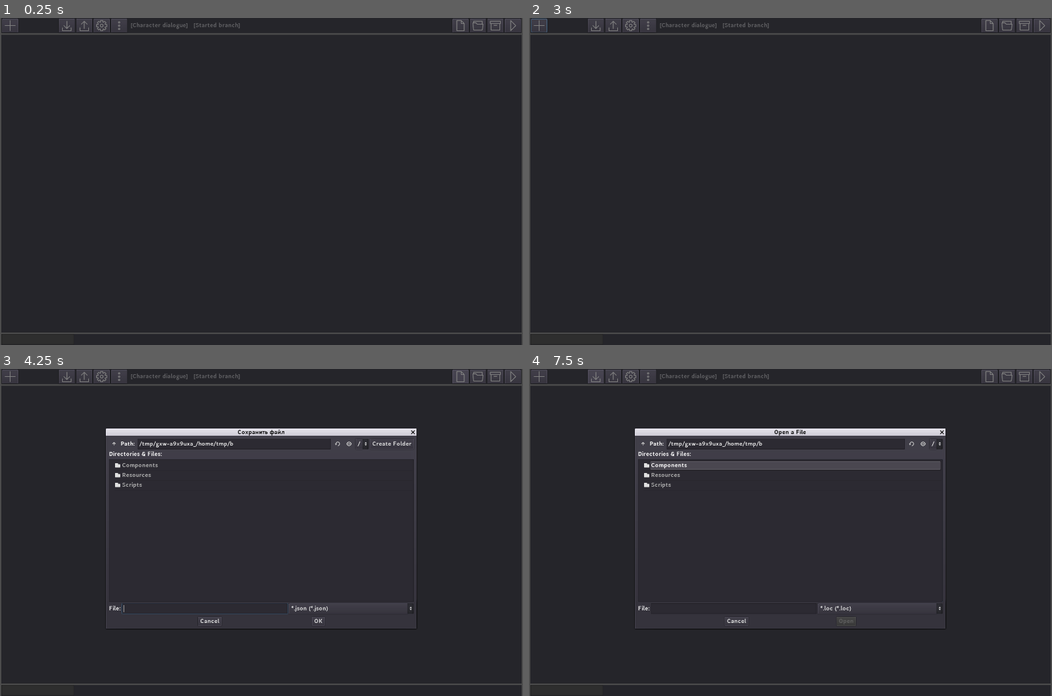
Above: before the commit, frames 1-4 (two rows, left to right).
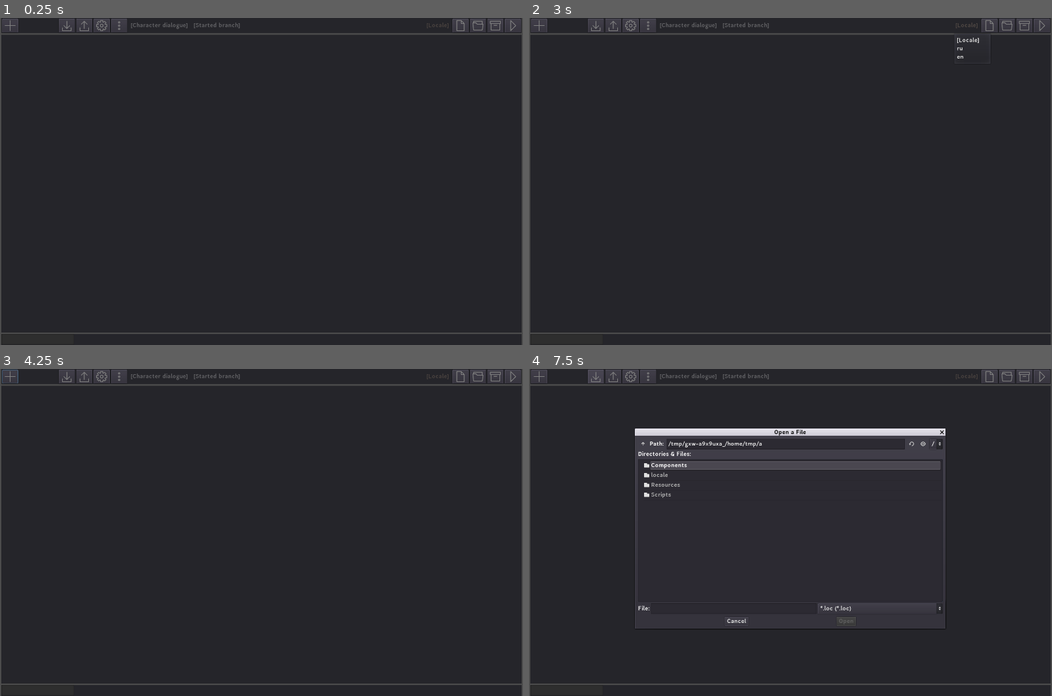
Above: after the commit, the same moments.

Repository: NIK0666/smart_dialogue_creator
Game: Godot game, scene res://Main.tscn
Two runs of this game, one before a commit and one after it. Both use one fixed random seed, a clock stepped at 60 frames per second and the inputs below.
Inputs (mouse positions are in pixels of both pictures, inside the frame that each line leads up to):
- Up to frame 1 (0.25 s): no input
- Up to frame 2 (3 s): click (539, 24) at 0.5 s; click "[Character dialogue]" at 1.25 s; click "[Started branch]" at 2 s; click (968, 24) at 2.75 s, where only the run after the commit has a clickable "[Locale]"
- Up to frame 3 (4.25 s): click (460, 375) at 3.5 s
- Up to frame 4 (7.5 s): click (989, 375) at 4.25 s; click (1041, 375) at 5 s; click (1041, 375) at 5.75 s; click "OK" at 6.5 s; click (596, 375) at 7.25 s

The runs differ from the first frame. In frame 1, less than 0.1% of the frame differs, in the area x 81-86%, y 1-3%; in frame 2, less than 0.1%; in frame 3, 5.5%, in the area x 0-86%, y 0-80%; in frame 4, 0.1%.

Commit message:
Translate application

Diff:
--- a/App.gd
+++ b/App.gd
@@ -15,6 +15,7 @@
 var PhraseCell = preload("res://Components/DialPhraseCell.tscn")
 var document_path: String = ""
 var edit_mode: bool = false
+var selected_branch_cell: BranchCell = null
 
 func _ready():
 	randomize()
@@ -30,7 +31,6 @@
 	if (open_recent):
 		AppInstance.document = open_recent
 		init_form(last_file_path)
-
 
 func _on_OpenDialog_file_selected(path):
 	AppInstance.document = AppInstance.load_json(path)
@@ -207,6 +207,11 @@
 		info_container.visible = false
 		return
 
+	if (selected_branch_cell != node):
+		if selected_branch_cell != null:
+			selected_branch_cell.update_phrase_text()
+		selected_branch_cell = node
+
 	var node_content: Dictionary = node.get_content()
 	info_container.visible = true
 	info_panel.update_content(node_content)
--- a/AppInstance.gd
+++ b/AppInstance.gd
@@ -105,6 +105,9 @@
 		change_setting("config", "res://Default.config")
 		change_setting("last_path", "res://")
 		change_setting("last_file", "")
+		change_setting("locale", TranslationServer.get_locale())
+	if settings.get_value("settings", "locale"):
+		TranslationServer.set_locale(settings.get_value("settings", "locale"))
 
 func load_config():
 	var dict = load_json(settings.get_value("settings", "config"))
--- a/Components/ConfigPanel/CharacterCell.tscn
+++ b/Components/ConfigPanel/CharacterCell.tscn
@@ -15,7 +15,7 @@
 margin_right = 177.0
 margin_bottom = 29.0
 size_flags_horizontal = 3
-placeholder_text = "Id"
+placeholder_text = "id"
 placeholder_alpha = 0.33
 
 [node name="NameText" type="LineEdit" parent="."]
@@ -23,7 +23,7 @@
 margin_right = 358.0
 margin_bottom = 29.0
 size_flags_horizontal = 3
-placeholder_text = "Name"
+placeholder_text = "name"
 placeholder_alpha = 0.33
 
 [node name="DelBtn" type="Button" parent="."]
--- a/Components/ConfigPanel/ConfigPanel.tscn
+++ b/Components/ConfigPanel/ConfigPanel.tscn
@@ -35,7 +35,7 @@
 [node name="NewConfigBtn" type="Button" parent="Control"]
 margin_right = 44.0
 margin_bottom = 38.0
-hint_tooltip = "New config"
+hint_tooltip = "new_config"
 custom_fonts/font = ExtResource( 1 )
 icon = ExtResource( 5 )
 
@@ -43,7 +43,7 @@
 margin_left = 48.0
 margin_right = 92.0
 margin_bottom = 38.0
-hint_tooltip = "Open config"
+hint_tooltip = "open_config"
 custom_fonts/font = ExtResource( 1 )
 icon = ExtResource( 4 )
 
@@ -87,24 +87,24 @@
 
 [node name="Label" type="Label" parent="HBoxContainer/CharactersList/Panel"]
 margin_top = 4.0
-margin_right = 118.0
+margin_right = 73.0
 margin_bottom = 23.0
 custom_fonts/font = ExtResource( 1 )
-text = "Characters list:"
+text = "chars_list"
 __meta__ = {
 "_edit_use_anchors_": false
 }
 
 [node name="AddBtn" type="Button" parent="HBoxContainer/CharactersList/Panel"]
-margin_left = 122.0
-margin_right = 165.0
+margin_left = 77.0
+margin_right = 118.0
 margin_bottom = 28.0
 custom_fonts/font = ExtResource( 1 )
-text = "Add"
+text = "add"
 
 [node name="HeroBtn" type="MenuButton" parent="HBoxContainer/CharactersList/Panel"]
-margin_left = 169.0
-margin_right = 269.0
+margin_left = 122.0
+margin_right = 222.0
 margin_bottom = 28.0
 rect_min_size = Vector2( 100, 0 )
 align = 0
@@ -143,27 +143,27 @@
 
 [node name="Label" type="Label" parent="HBoxContainer/VariablesList/Panel"]
 margin_top = 4.0
-margin_right = 104.0
+margin_right = 64.0
 margin_bottom = 23.0
 custom_fonts/font = ExtResource( 1 )
-text = "Variables list:"
+text = "vars_list"
 __meta__ = {
 "_edit_use_anchors_": false
 }
 
 [node name="AddPrivateBtn" type="Button" parent="HBoxContainer/VariablesList/Panel"]
-margin_left = 108.0
-margin_right = 194.0
+margin_left = 68.0
+margin_right = 154.0
 margin_bottom = 28.0
 custom_fonts/font = ExtResource( 1 )
-text = "Add local"
+text = "add_local"
 
 [node name="AddPublicBtn" type="Button" parent="HBoxContainer/VariablesList/Panel"]
-margin_left = 198.0
-margin_right = 293.0
+margin_left = 158.0
+margin_right = 253.0
 margin_bottom = 28.0
 custom_fonts/font = ExtResource( 1 )
-text = "Add public"
+text = "add_public"
 
 [node name="ScrollContainer" type="ScrollContainer" parent="HBoxContainer/VariablesList"]
 anchor_right = 1.0
--- a/Components/ConfigPanel/VariableCell.tscn
+++ b/Components/ConfigPanel/VariableCell.tscn
@@ -15,7 +15,7 @@
 margin_right = 120.0
 margin_bottom = 29.0
 rect_min_size = Vector2( 120, 0 )
-placeholder_text = "Variable"
+placeholder_text = "variable"
 placeholder_alpha = 0.33
 
 [node name="ValueText" type="LineEdit" parent="."]
@@ -23,7 +23,7 @@
 margin_right = 204.0
 margin_bottom = 29.0
 rect_min_size = Vector2( 80, 0 )
-placeholder_text = "Default"
+placeholder_text = "default"
 placeholder_alpha = 0.33
 
 [node name="DescText" type="LineEdit" parent="."]
@@ -31,7 +31,7 @@
 margin_right = 359.0
 margin_bottom = 29.0
 size_flags_horizontal = 3
-placeholder_text = "Description"
+placeholder_text = "description"
 placeholder_alpha = 0.33
 
 [node name="DelBtn" type="Button" parent="."]
--- a/Components/DialInfoPanel.tscn
+++ b/Components/DialInfoPanel.tscn
@@ -183,32 +183,32 @@
 
 [node name="HiddenCheck" type="CheckBox" parent="HBoxContainer"]
 self_modulate = Color( 0.560784, 0.560784, 0.560784, 1 )
-margin_right = 150.0
+margin_right = 142.0
+margin_bottom = 32.0
+rect_min_size = Vector2( 110, 0 )
+custom_fonts/font = ExtResource( 1 )
+text = "hidden_default"
+
+[node name="ClosedCheck" type="CheckBox" parent="HBoxContainer"]
+self_modulate = Color( 0.776471, 0.803922, 0.533333, 1 )
+margin_left = 146.0
+margin_right = 296.0
 margin_bottom = 32.0
 rect_min_size = Vector2( 150, 0 )
 custom_fonts/font = ExtResource( 1 )
-text = "Hidden default"
-
-[node name="ClosedCheck" type="CheckBox" parent="HBoxContainer"]
-self_modulate = Color( 0.776471, 0.803922, 0.533333, 1 )
-margin_left = 154.0
-margin_right = 304.0
-margin_bottom = 32.0
-rect_min_size = Vector2( 150, 0 )
-custom_fonts/font = ExtResource( 1 )
-text = "Closed dialog"
+text = "closed_dialog"
 
 [node name="HideSelfCheck" type="CheckBox" parent="HBoxContainer"]
 self_modulate = Color( 0.611765, 0.611765, 0.611765, 1 )
-margin_left = 308.0
-margin_right = 448.0
+margin_left = 300.0
+margin_right = 440.0
 margin_bottom = 32.0
 rect_min_size = Vector2( 140, 0 )
 custom_fonts/font = ExtResource( 1 )
-text = "Hide self"
+text = "hide_self"
 
 [node name="Control" type="HBoxContainer" parent="HBoxContainer"]
-margin_left = 452.0
+margin_left = 444.0
 margin_right = 794.0
 margin_bottom = 32.0
 size_flags_horizontal = 3
@@ -216,38 +216,38 @@
 [node name="Label" type="Label" parent="HBoxContainer/Control"]
 self_modulate = Color( 0.407843, 0.819608, 0.54902, 1 )
 margin_top = 6.0
-margin_right = 56.0
+margin_right = 52.0
 margin_bottom = 25.0
 custom_fonts/font = ExtResource( 1 )
-text = "EVENT:"
+text = "event"
 uppercase = true
 __meta__ = {
 "_edit_use_anchors_": false
 }
 
 [node name="SignalText" type="LineEdit" parent="HBoxContainer/Control"]
-margin_left = 60.0
-margin_right = 300.0
+margin_left = 56.0
+margin_right = 308.0
 margin_bottom = 32.0
 rect_min_size = Vector2( 120, 28 )
 size_flags_horizontal = 3
 custom_fonts/font = ExtResource( 1 )
-placeholder_text = "Event name"
+placeholder_text = "event_name"
 caret_blink = true
 
 [node name="EventOptionsBtn" type="Button" parent="HBoxContainer/Control"]
-margin_left = 304.0
-margin_right = 336.0
+margin_left = 312.0
+margin_right = 344.0
 margin_bottom = 32.0
 rect_min_size = Vector2( 32, 32 )
-hint_tooltip = "Event options"
+hint_tooltip = "event_options"
 disabled = true
 icon = ExtResource( 6 )
 expand_icon = true
 
 [node name="Control" type="Control" parent="HBoxContainer/Control"]
-margin_left = 340.0
-margin_right = 342.0
+margin_left = 348.0
+margin_right = 350.0
 margin_bottom = 32.0
 rect_min_size = Vector2( 2, 0 )
 
@@ -272,7 +272,7 @@
 margin_right = 125.0
 margin_bottom = 19.0
 custom_fonts/font = ExtResource( 1 )
-text = "Hide branches:"
+text = "hide_branches"
 __meta__ = {
 "_edit_use_anchors_": false
 }
@@ -339,7 +339,7 @@
 margin_right = 128.0
 margin_bottom = 19.0
 custom_fonts/font = ExtResource( 1 )
-text = "Show branches:"
+text = "show_branches"
 __meta__ = {
 "_edit_use_anchors_": false
 }
@@ -399,7 +399,7 @@
 margin_top = 192.0
 margin_right = 128.0
 margin_bottom = 219.0
-text = "Show choice"
+text = "show_choice"
 __meta__ = {
 "_edit_use_anchors_": false
 }
@@ -416,7 +416,7 @@
 margin_right = 260.0
 margin_bottom = 19.0
 custom_fonts/font = ExtResource( 1 )
-text = "Change variables:"
+text = "change_variables"
 __meta__ = {
 "_edit_use_anchors_": false
 }
@@ -445,7 +445,7 @@
 clip_text = true
 align = 0
 script = ExtResource( 4 )
-placeholder = "[Set var]"
+placeholder = "set_var"
 
 [node name="MenuButton" parent="VBoxContainer2/Panel2/VBoxContainer2/HBoxContainer" instance=ExtResource( 3 )]
 margin_bottom = 29.0
@@ -457,7 +457,7 @@
 margin_right = 260.0
 margin_bottom = 29.0
 rect_min_size = Vector2( 80, 0 )
-placeholder_text = "Value"
+placeholder_text = "value"
 placeholder_alpha = 0.33
 __meta__ = {
 "_edit_use_anchors_": false
@@ -480,7 +480,7 @@
 clip_text = true
 align = 0
 script = ExtResource( 4 )
-placeholder = "[Set var]"
+placeholder = "set_var"
 
 [node name="MenuButton" parent="VBoxContainer2/Panel2/VBoxContainer2/HBoxContainer2" instance=ExtResource( 3 )]
 margin_bottom = 29.0
@@ -492,7 +492,7 @@
 margin_right = 260.0
 margin_bottom = 29.0
 rect_min_size = Vector2( 80, 0 )
-placeholder_text = "Value"
+placeholder_text = "value"
 placeholder_alpha = 0.33
 __meta__ = {
 "_edit_use_anchors_": false
@@ -514,7 +514,7 @@
 clip_text = true
 align = 0
 script = ExtResource( 4 )
-placeholder = "[Set var]"
+placeholder = "set_var"
 
 [node name="MenuButton" parent="VBoxContainer2/Panel2/VBoxContainer2/HBoxContainer3" instance=ExtResource( 3 )]
 margin_bottom = 29.0
@@ -526,7 +526,7 @@
 margin_right = 260.0
 margin_bottom = 29.0
 rect_min_size = Vector2( 80, 0 )
-placeholder_text = "Value"
+placeholder_text = "value"
 placeholder_alpha = 0.33
 __meta__ = {
 "_edit_use_anchors_": false
@@ -548,7 +548,7 @@
 clip_text = true
 align = 0
 script = ExtResource( 4 )
-placeholder = "[Set var]"
+placeholder = "set_var"
 
 [node name="MenuButton" parent="VBoxContainer2/Panel2/VBoxContainer2/HBoxContainer4" instance=ExtResource( 3 )]
 margin_bottom = 29.0
@@ -560,7 +560,7 @@
 margin_right = 260.0
 margin_bottom = 29.0
 rect_min_size = Vector2( 80, 0 )
-placeholder_text = "Value"
+placeholder_text = "value"
 placeholder_alpha = 0.33
 __meta__ = {
 "_edit_use_anchors_": false
@@ -582,7 +582,7 @@
 clip_text = true
 align = 0
 script = ExtResource( 4 )
-placeholder = "[Set var]"
+placeholder = "set_var"
 
 [node name="MenuButton" parent="VBoxContainer2/Panel2/VBoxContainer2/HBoxContainer5" instance=ExtResource( 3 )]
 margin_bottom = 29.0
@@ -594,7 +594,7 @@
 margin_right = 260.0
 margin_bottom = 29.0
 rect_min_size = Vector2( 80, 0 )
-placeholder_text = "Value"
+placeholder_text = "value"
 placeholder_alpha = 0.33
 __meta__ = {
 "_edit_use_anchors_": false
@@ -609,7 +609,7 @@
 clip_text = true
 align = 0
 script = ExtResource( 5 )
-placeholder = "[Change started branch]"
+placeholder = "set_started"
 
 [node name="Panel3" type="VBoxContainer" parent="VBoxContainer2"]
 self_modulate = Color( 0.682353, 0.682353, 0.682353, 1 )
@@ -623,7 +623,7 @@
 margin_right = 261.0
 margin_bottom = 19.0
 custom_fonts/font = ExtResource( 1 )
-text = "Check enter conditions:"
+text = "check_enter_cond"
 __meta__ = {
 "_edit_use_anchors_": false
 }
@@ -664,7 +664,7 @@
 margin_right = 261.0
 margin_bottom = 29.0
 rect_min_size = Vector2( 60, 0 )
-placeholder_text = "Value"
+placeholder_text = "value"
 placeholder_alpha = 0.33
 __meta__ = {
 "_edit_use_anchors_": false
@@ -699,7 +699,7 @@
 margin_right = 261.0
 margin_bottom = 29.0
 rect_min_size = Vector2( 60, 0 )
-placeholder_text = "Value"
+placeholder_text = "value"
 placeholder_alpha = 0.33
 __meta__ = {
 "_edit_use_anchors_": false
@@ -734,7 +734,7 @@
 margin_right = 261.0
 margin_bottom = 29.0
 rect_min_size = Vector2( 60, 0 )
-placeholder_text = "Value"
+placeholder_text = "value"
 placeholder_alpha = 0.33
 __meta__ = {
 "_edit_use_anchors_": false
@@ -769,7 +769,7 @@
 margin_right = 261.0
 margin_bottom = 29.0
 rect_min_size = Vector2( 60, 0 )
-placeholder_text = "Value"
+placeholder_text = "value"
 placeholder_alpha = 0.33
 __meta__ = {
 "_edit_use_anchors_": false
@@ -804,7 +804,7 @@
 margin_right = 261.0
 margin_bottom = 29.0
 rect_min_size = Vector2( 60, 0 )
-placeholder_text = "Value"
+placeholder_text = "value"
 placeholder_alpha = 0.33
 __meta__ = {
 "_edit_use_anchors_": false
@@ -815,7 +815,7 @@
 margin_top = 188.0
 margin_right = 261.0
 margin_bottom = 215.0
-text = "OR condition"
+text = "or_cond"
 __meta__ = {
 "_edit_use_anchors_": false
 }
--- a/Components/DialPhraseCell.tscn
+++ b/Components/DialPhraseCell.tscn
@@ -127,7 +127,7 @@
 margin_right = 224.0
 margin_bottom = 29.0
 rect_min_size = Vector2( 100, 0 )
-placeholder_text = "Animation"
+placeholder_text = "anim"
 placeholder_alpha = 0.33
 
 [node name="Control" type="HBoxContainer" parent="HBoxContainer"]
@@ -155,7 +155,7 @@
 margin_right = 206.0
 margin_bottom = 29.0
 rect_min_size = Vector2( 50, 0 )
-placeholder_text = "Value"
+placeholder_text = "value"
 placeholder_alpha = 0.33
 
 [node name="ElseCheckBox" type="CheckBox" parent="HBoxContainer/Control"]
--- a/Components/EventPanel.tscn
+++ b/Components/EventPanel.tscn
@@ -93,23 +93,25 @@
 }
 
 [node name="NameEdit" type="LineEdit" parent="ParamsPanel"]
-margin_right = 70.0
-margin_bottom = 29.0
+margin_left = -0.773804
+margin_top = -1.54758
+margin_right = 599.226
+margin_bottom = 27.4524
 rect_min_size = Vector2( 600, 0 )
-placeholder_text = "Event name"
+placeholder_text = "event_name"
 
 [node name="ParamEdit" type="LineEdit" parent="ParamsPanel"]
 margin_top = 32.0
-margin_right = 400.0
+margin_right = 600.0
 margin_bottom = 61.0
 rect_min_size = Vector2( 600, 0 )
-placeholder_text = "Event param"
+placeholder_text = "event_param"
 
 [node name="EmitPostCheckBox" type="CheckBox" parent="ParamsPanel"]
 margin_top = 64.0
 margin_right = 24.0
 margin_bottom = 91.0
-text = "Emit post all phrases"
+text = "event_post"
 [connection signal="pressed" from="ParamsPanel/CloseBtn" to="." method="_on_CloseBtn_pressed"]
 [connection signal="text_changed" from="ParamsPanel/NameEdit" to="." method="_on_NameEdit_text_changed"]
 [connection signal="text_changed" from="ParamsPanel/ParamEdit" to="." method="_on_ParamEdit_text_changed"]
--- a/LineCell.gd
+++ b/LineCell.gd
@@ -14,12 +14,14 @@
 func update_content(content: Dictionary):
 	_content = content
 	$HBoxContainer/NameText.text = _content["name"]
+	update_phrase_text()
+
+func update_phrase_text():
 	if (_content.has("text") && _content["text"] != ""):
 		$HBoxContainer/PhraseText.text = _content["text"]
 	elif _content["phrases"].size() > 0:
 		$HBoxContainer/PhraseText.text = ""
 		$HBoxContainer/PhraseText.placeholder_text = _content["phrases"][0]["text"]
-
 
 func _on_Button_pressed():
 	pass
--- a/Main.tscn
+++ b/Main.tscn
@@ -16,6 +16,7 @@
 [ext_resource path="res://Resources/icons/play.svg" type="Texture" id=14]
 [ext_resource path="res://Components/PlayPanel/PlayPanel.tscn" type="PackedScene" id=15]
 [ext_resource path="res://Components/EventPanel.tscn" type="PackedScene" id=16]
+[ext_resource path="res://Scripts/LangBtn.gd" type="Script" id=17]
 
 [node name="Control" type="Control"]
 anchor_right = 1.0
@@ -57,7 +58,7 @@
 [node name="AddBranchButton" type="Button" parent="MainVBox/ToolbarPanel/HBoxContainer"]
 margin_right = 44.0
 margin_bottom = 38.0
-hint_tooltip = "Add new branch"
+hint_tooltip = "add_new_branch"
 icon = ExtResource( 12 )
 
 [node name="Control2" type="Control" parent="MainVBox/ToolbarPanel/HBoxContainer"]
@@ -70,7 +71,7 @@
 margin_left = 156.0
 margin_right = 200.0
 margin_bottom = 38.0
-hint_tooltip = "Import text"
+hint_tooltip = "import_text"
 icon = ExtResource( 9 )
 __meta__ = {
 "_edit_use_anchors_": false,
@@ -81,7 +82,7 @@
 margin_left = 204.0
 margin_right = 248.0
 margin_bottom = 38.0
-hint_tooltip = "Export all text"
+hint_tooltip = "export_text"
 icon = ExtResource( 10 )
 __meta__ = {
 "_edit_use_anchors_": false,
@@ -92,7 +93,7 @@
 margin_left = 252.0
 margin_right = 296.0
 margin_bottom = 38.0
-hint_tooltip = "Config"
+hint_tooltip = "config"
 icon = ExtResource( 11 )
 __meta__ = {
 "_editor_description_": ""
@@ -102,7 +103,7 @@
 margin_left = 300.0
 margin_right = 344.0
 margin_bottom = 38.0
-hint_tooltip = "Edit branches"
+hint_tooltip = "edit_mode"
 toggle_mode = true
 icon = ExtResource( 13 )
 __meta__ = {
@@ -116,27 +117,39 @@
 rect_min_size = Vector2( 80, 0 )
 align = 0
 script = ExtResource( 6 )
-placeholder = "[Character dialogue]"
+placeholder = "char_dial"
 
 [node name="AutobranchBtn" parent="MainVBox/ToolbarPanel/HBoxContainer" instance=ExtResource( 4 )]
 margin_left = 432.0
 margin_right = 512.0
 margin_bottom = 38.0
 rect_min_size = Vector2( 80, 0 )
-placeholder = "[Started branch]"
+placeholder = "start_branch"
 
 [node name="Control" type="Control" parent="MainVBox/ToolbarPanel/HBoxContainer"]
 margin_left = 516.0
+margin_right = 1172.0
+margin_bottom = 38.0
+size_flags_horizontal = 3
+
+[node name="PopupBtn" type="MenuButton" parent="MainVBox/ToolbarPanel/HBoxContainer"]
+self_modulate = Color( 0.666667, 0.572549, 0.486275, 0.784314 )
+margin_left = 1176.0
 margin_right = 1236.0
 margin_bottom = 38.0
-size_flags_horizontal = 3
+rect_min_size = Vector2( 60, 0 )
+size_flags_vertical = 3
+script = ExtResource( 17 )
+__meta__ = {
+"_edit_use_anchors_": false
+}
 
 [node name="NewBtn" type="Button" parent="MainVBox/ToolbarPanel/HBoxContainer"]
 margin_left = 1240.0
 margin_right = 1284.0
 margin_bottom = 38.0
 rect_min_size = Vector2( 38, 0 )
-hint_tooltip = "New dialog"
+hint_tooltip = "new_dialog"
 icon = ExtResource( 8 )
 __meta__ = {
 "_editor_description_": ""
@@ -147,7 +160,8 @@
 margin_right = 1332.0
 margin_bottom = 38.0
 rect_min_size = Vector2( 38, 0 )
-hint_tooltip = "Open dialog"
+hint_tooltip = "open_dialog
+"
 icon = ExtResource( 7 )
 
 [node name="SaveBtn" type="Button" parent="MainVBox/ToolbarPanel/HBoxContainer"]
@@ -155,7 +169,7 @@
 margin_right = 1380.0
 margin_bottom = 38.0
 rect_min_size = Vector2( 38, 0 )
-hint_tooltip = "Save dialog"
+hint_tooltip = "save_dialog"
 icon = ExtResource( 2 )
 
 [node name="PlayBtn" type="Button" parent="MainVBox/ToolbarPanel/HBoxContainer"]
@@ -163,7 +177,7 @@
 margin_right = 1428.0
 margin_bottom = 38.0
 rect_min_size = Vector2( 38, 0 )
-hint_tooltip = "Play current dialog"
+hint_tooltip = "play_dialog"
 icon = ExtResource( 14 )
 
 [node name="MainHBox" type="HBoxContainer" parent="MainVBox"]
@@ -228,7 +242,7 @@
 margin_right = 129.0
 margin_bottom = -2.0
 rect_min_size = Vector2( 125, 28 )
-text = "Add phrase"
+text = "add_phrase"
 __meta__ = {
 "_edit_use_anchors_": false
 }
@@ -252,7 +266,7 @@
 margin_right = 131.0
 margin_bottom = 288.0
 rect_min_size = Vector2( 125, 28 )
-text = "Add first"
+text = "add_first"
 __meta__ = {
 "_edit_use_anchors_": false
 }
--- a/Scripts/CharactersBtn.gd
+++ b/Scripts/CharactersBtn.gd
@@ -4,7 +4,7 @@
 
 func _ready():
 	if (placeholder == ""):
-		placeholder = "[None char]"
+		placeholder = "char_phrase"
 	._ready()
 
 func update_popup_list():
--- a/Scripts/ConfigPanel.gd
+++ b/Scripts/ConfigPanel.gd
@@ -109,4 +109,7 @@
 
 
 func _on_HeroBtn_change_value():
-	AppInstance.config["hero"] = hero_btn._content["id"]
+	if hero_btn._content.empty():
+		AppInstance.config["hero"] = ""
+	else:
+		AppInstance.config["hero"] = hero_btn._content["id"]
--- /dev/null
+++ b/Scripts/LangBtn.gd
@@ -0,0 +1,18 @@
+extends PopupBtn
+
+var _var: String
+func _ready():
+	if (placeholder == ""):
+		placeholder = "lang"
+	._ready()
+
+
+func update_popup_list():
+	get_popup().add_item("ru")
+	get_popup().add_item("en")
+
+func selected_item(id: int):
+	.selected_item(id)
+	TranslationServer.set_locale(get_popup().get_item_text(id))
+	AppInstance.change_setting("locale", get_popup().get_item_text(id))
+#	 get_popup().get_item_text(id) # AppInstance.config["variables"][id - 1]
--- a/Scripts/SelectBranchMenuButton.gd
+++ b/Scripts/SelectBranchMenuButton.gd
@@ -2,7 +2,7 @@
 
 func _ready():
 	if (placeholder == ""):
-		placeholder = "[None branch]"
+		placeholder = "none_branch"
 	._ready()
 
 func update_popup_list():
--- a/Scripts/VariablesBtn.gd
+++ b/Scripts/VariablesBtn.gd
@@ -4,7 +4,7 @@
 
 func _ready():
 	if (placeholder == ""):
-		placeholder = "[None var]"
+		placeholder = "none_var"
 	._ready()
 
 func update_popup_list():
--- /dev/null
+++ b/locale/locale.csv
@@ -0,0 +1,49 @@
+id,en,ru
+add_new_branch,Add new branch,Добавить новую ветку
+import_text,Import text,Импортировать текст
+export_text,Export all text,Экспортировать весь текст
+config,Config characters and variables,Конфигурация персонажей и переменных
+edit_mode,Branches edit mode,Режим редактирования веток
+char_dial,[Character dialogue],[Хозяин диалога]
+start_branch,[Started branch],[Стартовая ветка]
+new_dialog,Create new dialogue file,Создать новый файл диалога
+open_dialog,Open exist dialogue file,Открыть существующий файл диалога
+save_dialog,Save current dialogue,Сохранить текущий диалог
+play_dialog,Play current dialog,Запустить диалог
+add_phrase,Add phrase,Новая фраза
+add_first,Add main hero first phrase,Добавить первую фразу главного героя
+hidden_default,Hidden default,Скрыта
+closed_dialog,Closed dialog,Конец диалога
+hide_self,Hide self,Скрыть себя
+event,EVENT:,СОБЫТИЕ:
+event_name,Event name,Имя события
+event_options,Event options,Параметры события
+hide_branches,Hide branches:,Скрыть ветки:
+show_branches,Show branches:,Показать ветки:
+change_variables,Change variables:,Изменить переменные:
+check_enter_cond,Check enter conditions:,Проверить условия входа:
+set_var,[Set var],[Имя переменной]
+value,Value,Знач.
+show_choice,Show choice,Показать выбор
+set_started,[Set started branch],[Стартовая ветка]
+or_cond,OR condition,Проверка как ИЛИ
+none_branch,[None branch],[Пусто]
+none_var,[None var],[Пусто]
+chars_list,Characters list:,Список персонажей:
+vars_list,Variables list:,Список переменных:
+add,Add,Добавить
+add_local,Add local,Добавить локальную
+add_public,Add public,Добавить публичную
+new_config,New config,Создать файл конфигурации
+open_config,Open config,Открыть файл конфигурации
+id,Id,Идентификатор
+name,Name,Имя
+variable,Variable,Переменная
+default,Deault,По умолч.
+description,Description,Описание
+char_phrase,[Character],[Персонаж]
+anim,Animation,Анимация
+else,else,иначе
+event_param,Event param,Параметр события
+event_post,Emit post all phrases,Событие после всех фраз ветки
+lang,[Locale],[Язык]
--- a/project.godot
+++ b/project.godot
@@ -71,7 +71,7 @@
 
 [locale]
 
-translations=PoolStringArray( "res://lang/text.csv" )
+translations=PoolStringArray( "res://locale/locale.en.translation", "res://locale/locale.ru.translation" )
 locale_filter=[ 1, [ "en", "ru" ] ]
 translation_remaps={
 
Not shown: 1 places in Components/DialPhraseCell.tscn that only renumber resources
Not shown: 1 places in Main.tscn that only renumber resources
Not shown, added: locale/locale.csv.import
Binary file added: locale/locale.en.translation
Binary file added: locale/locale.ru.translation
